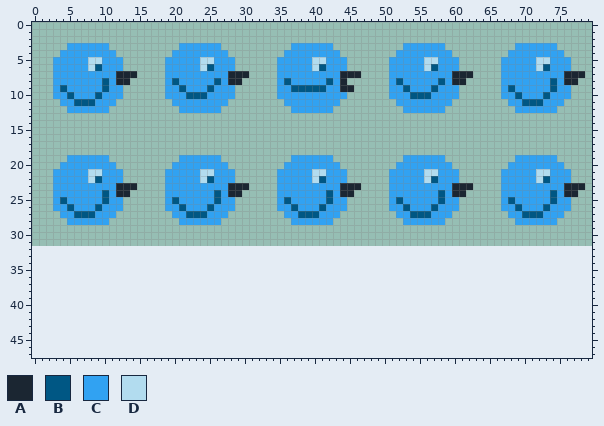
File history of a sprite sheet, assets/images/blue-bird-sheet.png. Above, as it was before the edit.
The file is 80x32 pixels. The old version is drawn lined up with the new one, on the new canvas.
Palette (. is transparent): A #1b2632  B #005784  C #31a2f2  D #b2dcef
Pixels before (only the part around the change), first column x 0:
30 ................................................................................
31 ................................................................................
32 ................................................................................
33 ................................................................................
34 ................................................................................
35 ................................................................................
36 ................................................................................
37 ................................................................................
38 ................................................................................
39 ................................................................................
40 ................................................................................
41 ................................................................................
42 ................................................................................
43 ................................................................................
44 ................................................................................
45 ................................................................................
46 ................................................................................
47 ................................................................................
The same view after the edit:
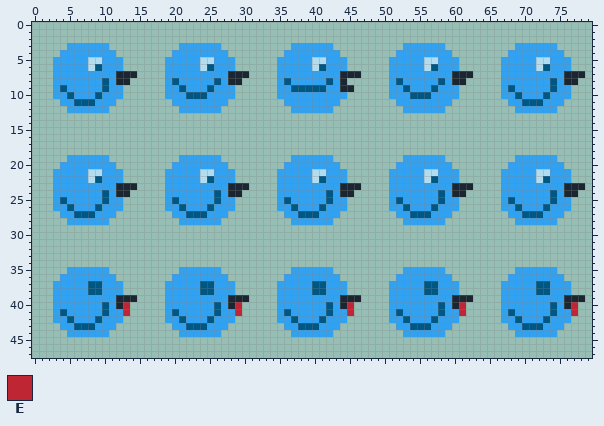
Colours new in this view: E #be2633
From old to new:
canvas 80x32 -> 80x48
Colour A is added in row 39 at x 12 to 14, 28 to 30, 44 to 46, 60 to 62 and 76 to 78; in row 40 at x 12, 28, 44, 60 and 76.
Colour B is added in rows 37 to 38 at x 8 to 9, 24 to 25, 40 to 41, 56 to 57 and 72 to 73; in row 40 at x 10, 26, 42, 58 and 74; in row 41 at x 4, 10, 20, 26, 36, 42, 52, 58, 68 and 74; in row 42 at x 5, 9, 21, 25, 37, 41, 53, 57, 69 and 73; in row 43 at x 6 to 8, 22 to 24, 38 to 40, 54 to 56 and 70 to 72.
Colour C is added in row 35 at x 5 to 10, 21 to 26, 37 to 42, 53 to 58 and 69 to 74; in row 36 at x 4 to 11, 20 to 27, 36 to 43, 52 to 59 and 68 to 75; in rows 37 to 38 at x 3 to 7, 10 to 12, 19 to 23, 26 to 28, 35 to 39, 42 to 44, 51 to 55, 58 to 60, 67 to 71 and 74 to 76; in row 39 at x 3 to 11, 19 to 27, 35 to 43, 51 to 59 and 67 to 75; in row 40 at x 3 to 9, 11, 19 to 25, 27, 35 to 41, 43, 51 to 57, 59, 67 to 73 and 75; in row 41 at x 3, 5 to 9, 11 to 12, 19, 21 to 25, 27 to 28, 35, 37 to 41, 43 to 44, 51, 53 to 57, 59 to 60, 67, 69 to 73 and 75 to 76.
Colour C is added in row 42 at x 3 to 4, 6 to 8, 10 to 12, 19 to 20, 22 to 24, 26 to 28, 35 to 36, 38 to 40, 42 to 44, 51 to 52, 54 to 56, 58 to 60, 67 to 68, 70 to 72 and 74 to 76; in row 43 at x 4 to 5, 9 to 11, 20 to 21, 25 to 27, 36 to 37, 41 to 43, 52 to 53, 57 to 59, 68 to 69 and 73 to 75; in row 44 at x 5 to 10, 21 to 26, 37 to 42, 53 to 58 and 69 to 74.
Colour E is added in rows 40 to 41 at x 13, 29, 45, 61 and 77.
